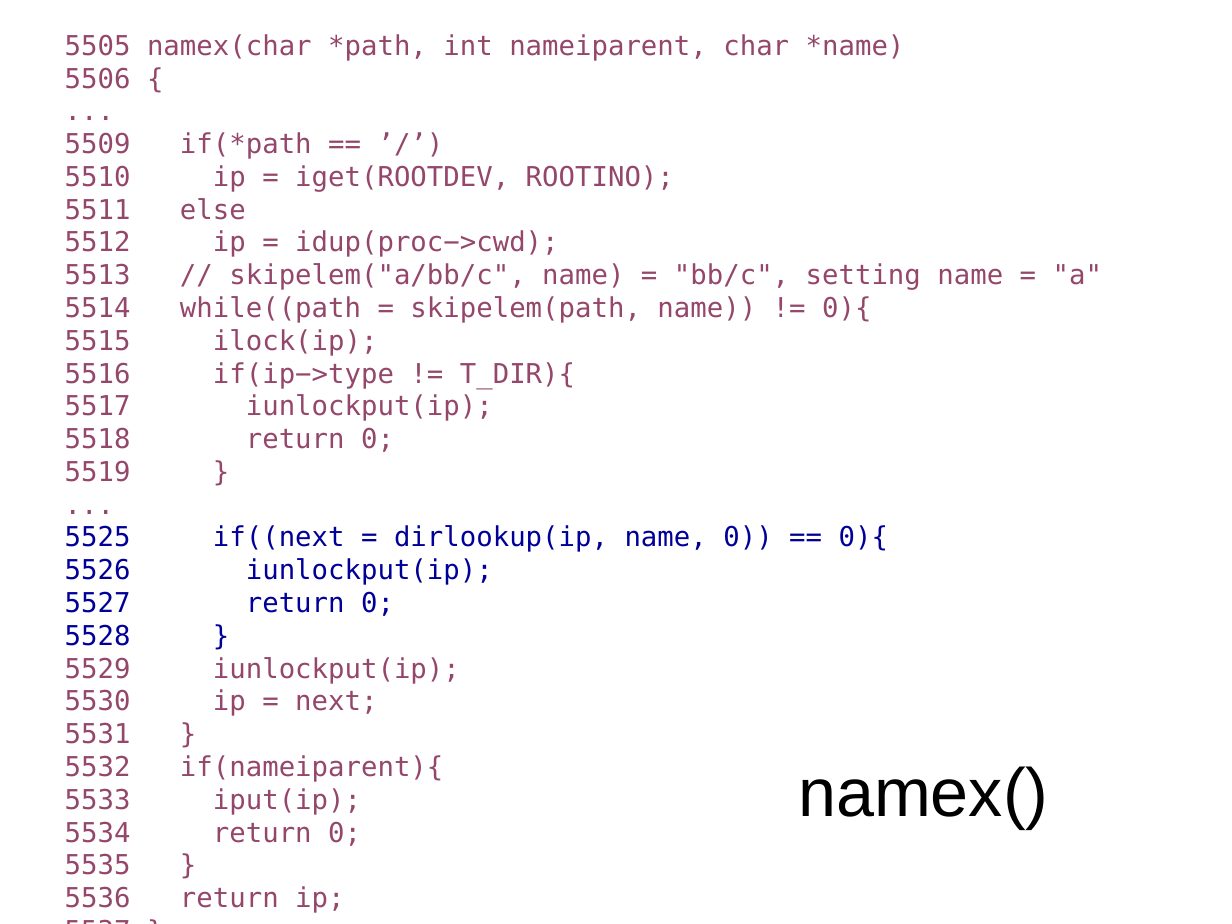
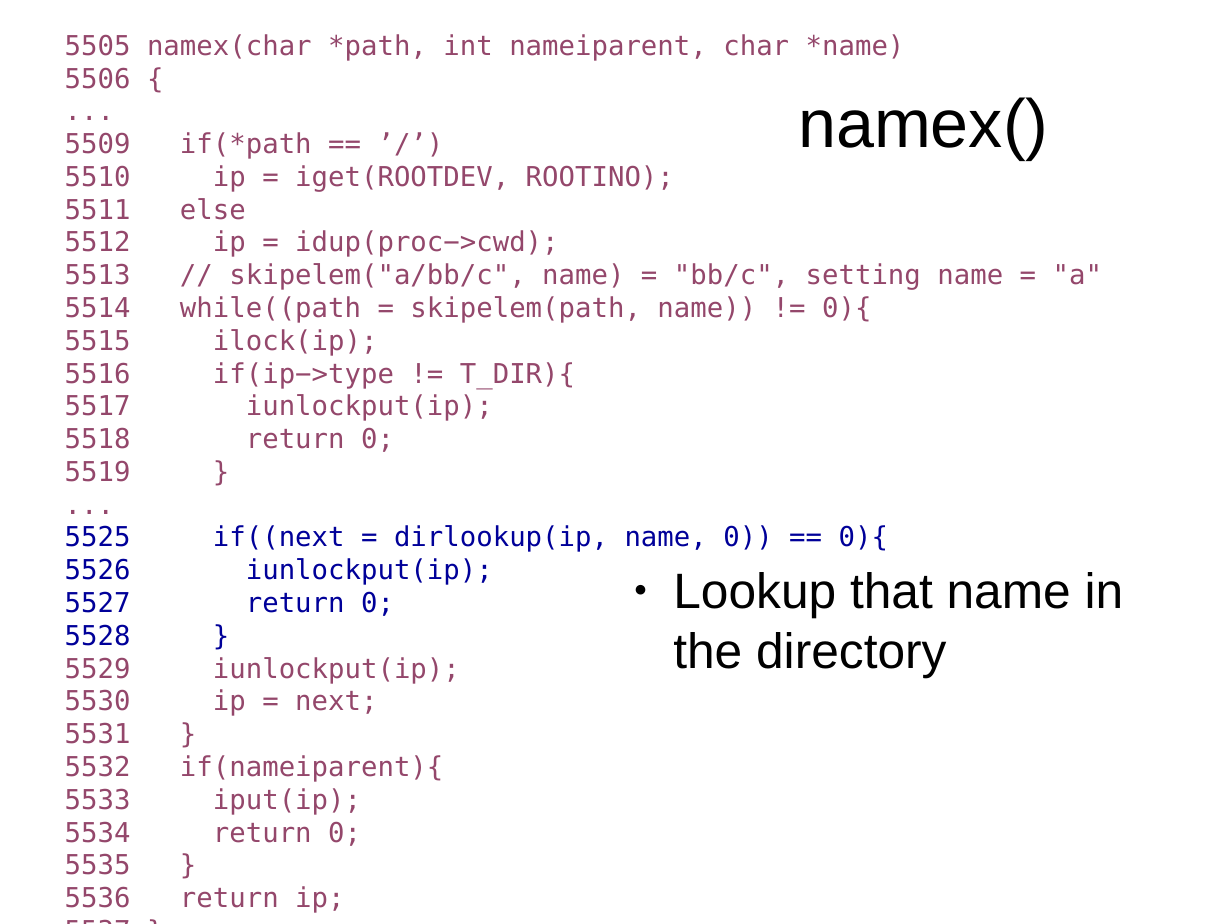
Before and after one commit to antonburtsev/cs5460, a slide deck: slide 113 of lectures/lecture16-file-system/lecture16-file-system.odp (slide 110 before the commit). Drawn at 1232x924 pixels with LibreOffice and Linux fonts; fonts in the diff are those of the drawing. Boxes give left, top, right and bottom in pixels: in the first picture for what was removed or moved away, otherwise in the second. Text is boxed around its words. In the diff, an @@ line names an element or a change of style, - is before the commit and + after.

```diff
--- a/lectures/lecture16-file-system/lecture16-file-system.odp
+++ b/lectures/lecture16-file-system/lecture16-file-system.odp
@@ title "namex()": place and size @@
-title "namex()" at [798, 766, 1048, 829]
+title "namex()" at [798, 97, 1048, 160]
@@ text added at [673, 572, 1124, 677], 32 pt, text #000000 @@
+● Lookup that name in the directory
```
Also in this commit, not shown: 7 other slides changed, 3 slides added, 2 other files.
